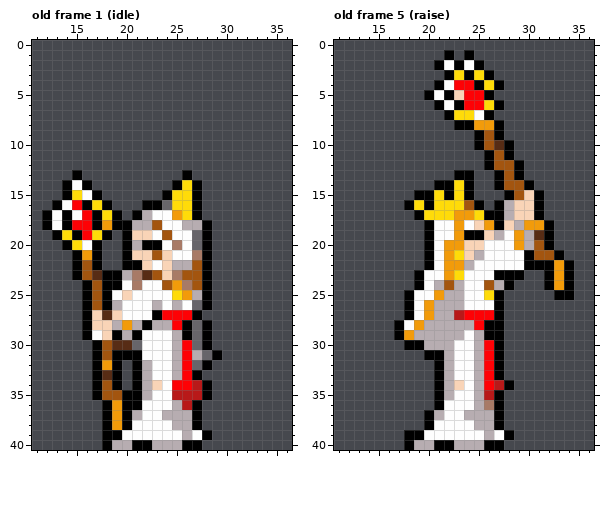
Two states of a pixel-art file, src/stage/cast/priest.aseprite. The first picture shows the starting point.
46x41 pixels, 5 frames. Shown: old frame 1 (idle): x 11..36, y 0..40; old frame 5 (raise): x 11..36, y 0..40. The commit also changed other frames, which this record leaves out.
And afterwards:
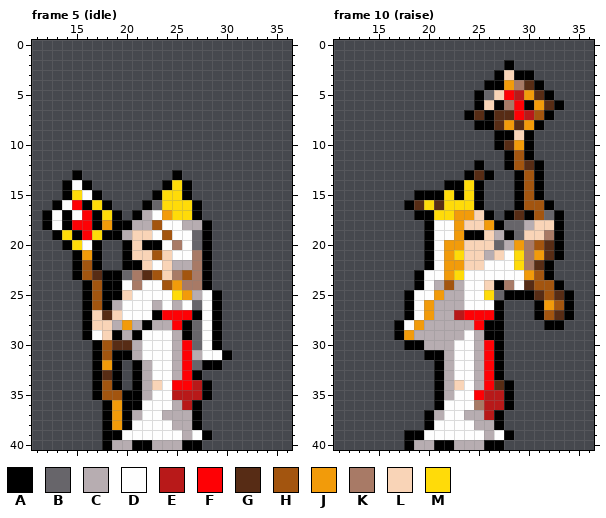
Palette (. is transparent): A #000000  B #67656a  C #b7adb1  D #fefefe  E #b81919  F #fe0105  G #572c15  H #a3550f  J #f29b0a  K #a87a66  L #f9d4b7  M #ffdb09
A new or re-ordered frame is compared with the old frame closest to it.
Change:
frames 5 -> 11
Frame 5 (idle) is new; against old frame 1 (idle), layer "sheet":
y 13: x 25..26 .A -> A.
y 14: x 24..27 .AMA -> AMA.
y 15: x 23..24 .A -> AM; x 26..27 MA -> A.
y 16: x 23..24 AB -> BM
y 17: x 24..25 DJ -> JM
y 19: x 19..20 .A -> AC
y 20: x 21 C -> L
y 22: x 27 H -> K
y 23: x 20 C -> B; x 27 H -> K
y 24: x 27 H -> K
y 25: x 19 D -> A; x 28..29 A. -> DA
y 26: x 28..29 A. -> DA
y 27: x 28..29 .. -> DA
y 28..29: x 28..29 A. -> DA
y 30: x 21 B -> C; x 28..29 A. -> DA
y 31: x 21 A -> C; x 28..30 BA. -> DDA
y 32: x 29 . -> A
Frame 10 (raise) is new; against old frame 5 (raise), layer "sheet":
y 1: x 22 A -> .; x 24 A -> .
y 2: x 21..25 ADADA -> .....; x 28 . -> A
y 3: x 22..30 AMAMA.... -> .....ALAA
y 4: x 21..26 ADFFAM -> .....A; x 28..31 .... -> JKGA
y 5: x 20..32 ADALFFA...... -> .....ABLFEJGA
y 6: x 21..26 ADAFFM -> ....AL; x 28..33 ...... -> KFAJGA
y 7: x 22..25 AMMD -> ..AG; x 27..32 ...... -> GGFEHA
y 8: x 23..31 AAJJA.... -> ..AAGJGJA
y 9: x 25..26 AH -> ..; x 28..30 ... -> ALA
y 10: x 25..30 AHGA.. -> ..AGJA
y 11: x 26..27 AH -> ..; x 29..30 .. -> HA
y 12: x 25..31 .AHHA.. -> A..AHGA
y 13: x 23 A -> .; x 25..28 ..AH -> GA..; x 30..31 .. -> HA
y 14: x 21 A -> .; x 23..25 MA. -> AMA; x 27..31 AHHA. -> ..AHA
y 15: x 21..25 MAMA. -> AMAMA; x 28..30 AHL -> .AH
y 16: x 19..21 MAM -> GMG; x 24 H -> M; x 27..32 ACLLA. -> ..AHHA
y 17: x 20 M -> A; x 25 M -> L; x 27..33 ACLLA.. -> .AGAHBA
y 18: x 24 D -> L; x 28..33 LCJJA. -> BBCLLA
y 19: x 28..33 DJCGA. -> ABLLKA
y 20: x 26..28 DDD -> LBC; x 30 C -> K; x 32..33 A. -> GA
y 21: x 25..27 CDD -> LCL; x 29..32 DAHH -> MKJG
y 22: x 24..25 CD -> LL; x 29..31 DAA -> MKG; x 33..34 JA -> ..
y 23: x 27..31 AAA.. -> DDDJH; x 33..34 JA -> ..
y 24: x 26..34 HCA...AJA -> LAKDGHHA.
y 25: x 27..33 A.....A -> BAAAGHG
y 26: x 31..34 .... -> AJHA
y 27: x 31..34 .... -> AHGA
y 28: x 32..33 .. -> AA
y 34: x 27 E -> G
y 35: x 25 C -> F; x 27..28 A. -> EA
y 36: x 25..28 CKA. -> KEEA
y 37: x 26 C -> E
Pixel boxes of the changes (left, top, right, bottom) in both pictures:
changed: (112, 170, 232, 370)
changed: (414, 50, 574, 330)
changed: (474, 380, 514, 420)
